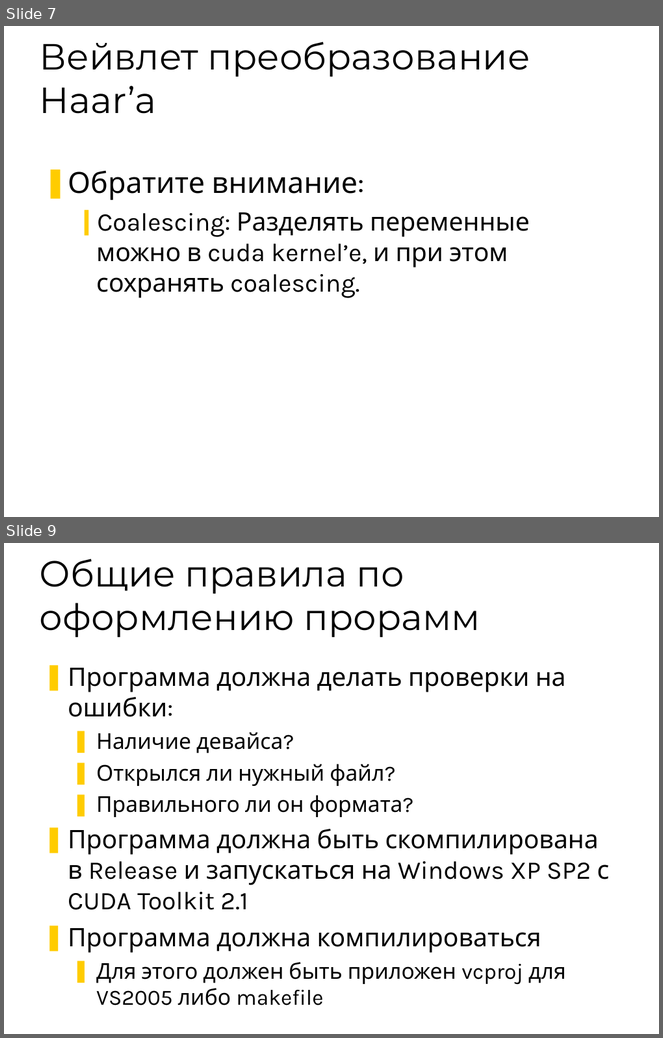
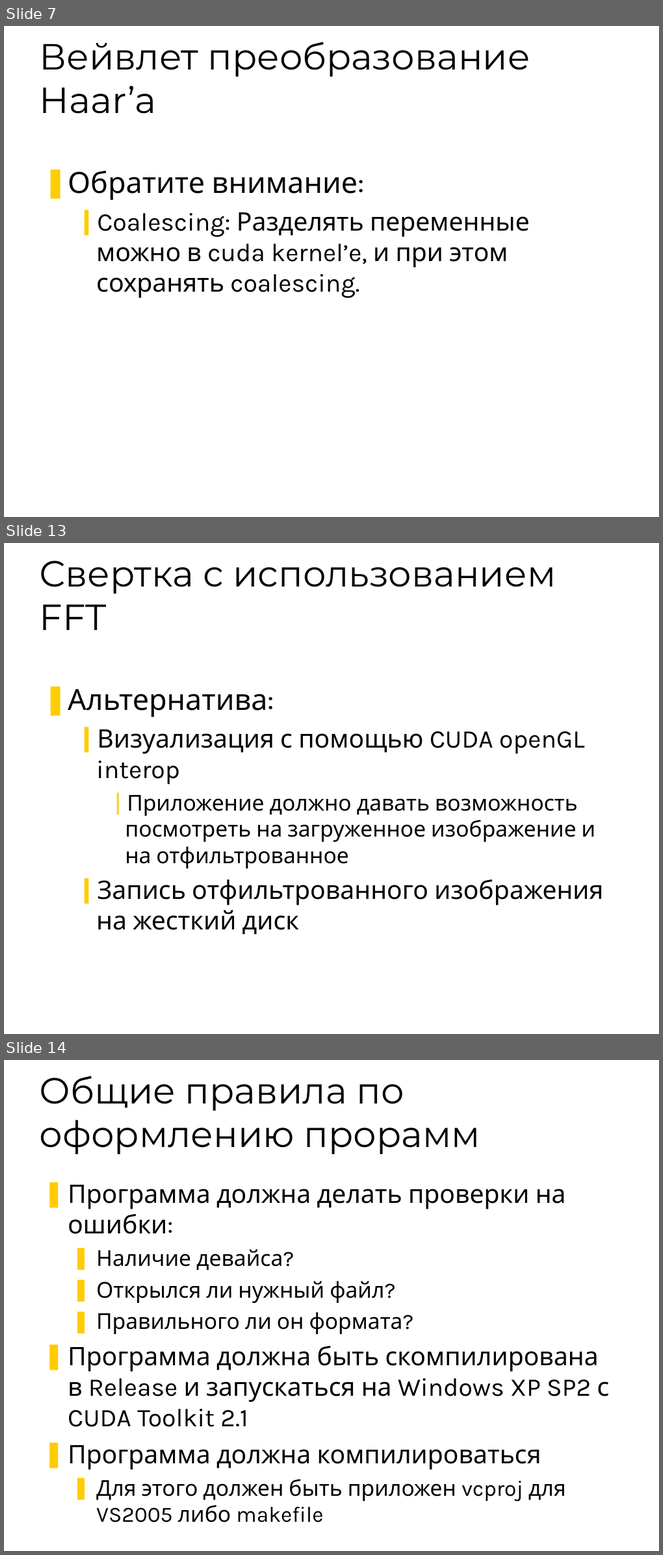
Before and after one commit to 7633/msu-cuda-course, a slide deck: Assignments/2/Assignment - 2.ppt. Shown one above the other, each under a label of ours: slides 7 and 9 before the commit, slides 7, 13 and 14 after it; the slides between them are not shown. The pictures are 663x1038 and 663x1555 pixels, drawn with LibreOffice and Linux fonts; fonts in the diff are those of the drawing; background and template pictures are left out. Boxes give left, top, right and bottom in pixels: in the first picture for what was removed or moved away, otherwise in the second. Text is boxed around its words. In the diff, an @@ line names an element or a change of style, - is before the commit and + after.

```diff
--- a/Assignments/2/Assignment - 2.ppt
+++ b/Assignments/2/Assignment - 2.ppt
@@ slide 13 added at [4,543,659,1034], background #FFFFFF @@
@@ title added at [40,561,556,630], 40 pt, text #000000 @@
+Свертка с использованием FFT
@@ text added at [68,689,603,935], 24 pt, text #000000 @@
+❚ Альтернатива:
+  ❙ Визуализация с помощью CUDA openGL interop
+    ❘ Приложение должно давать возможность посмотреть на загруженное изображение и на отфильтрованное
+  ❙ Запись отфильтрованного изображения на жесткий диск
@@ what was slide 9 is now slide 14 @@
```
Also in this commit, not shown: 1 slide changed, 4 other slides added.
